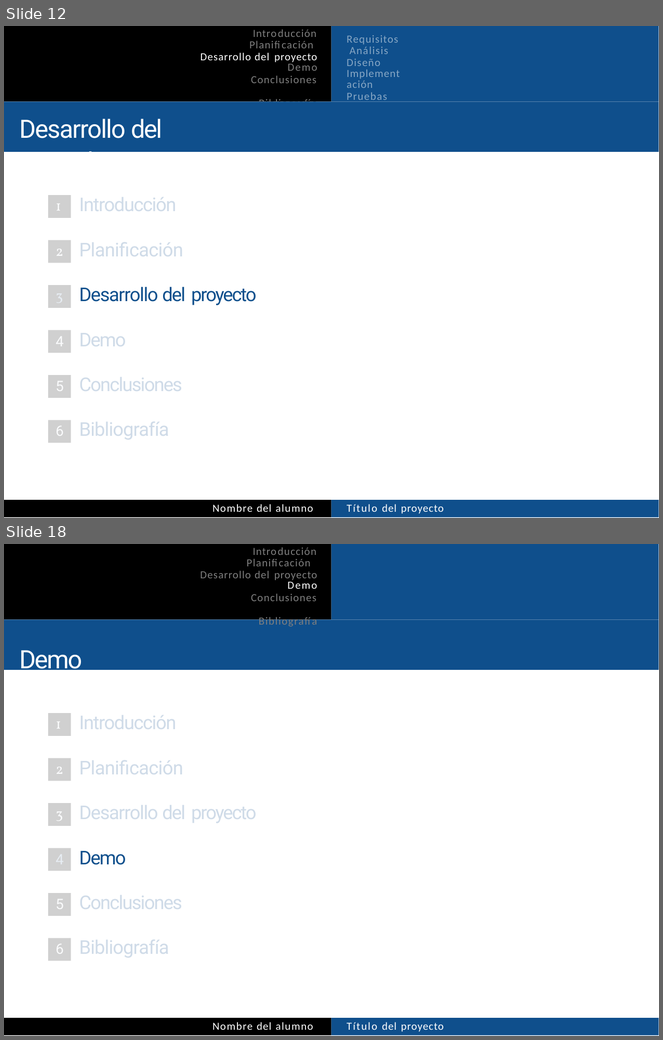
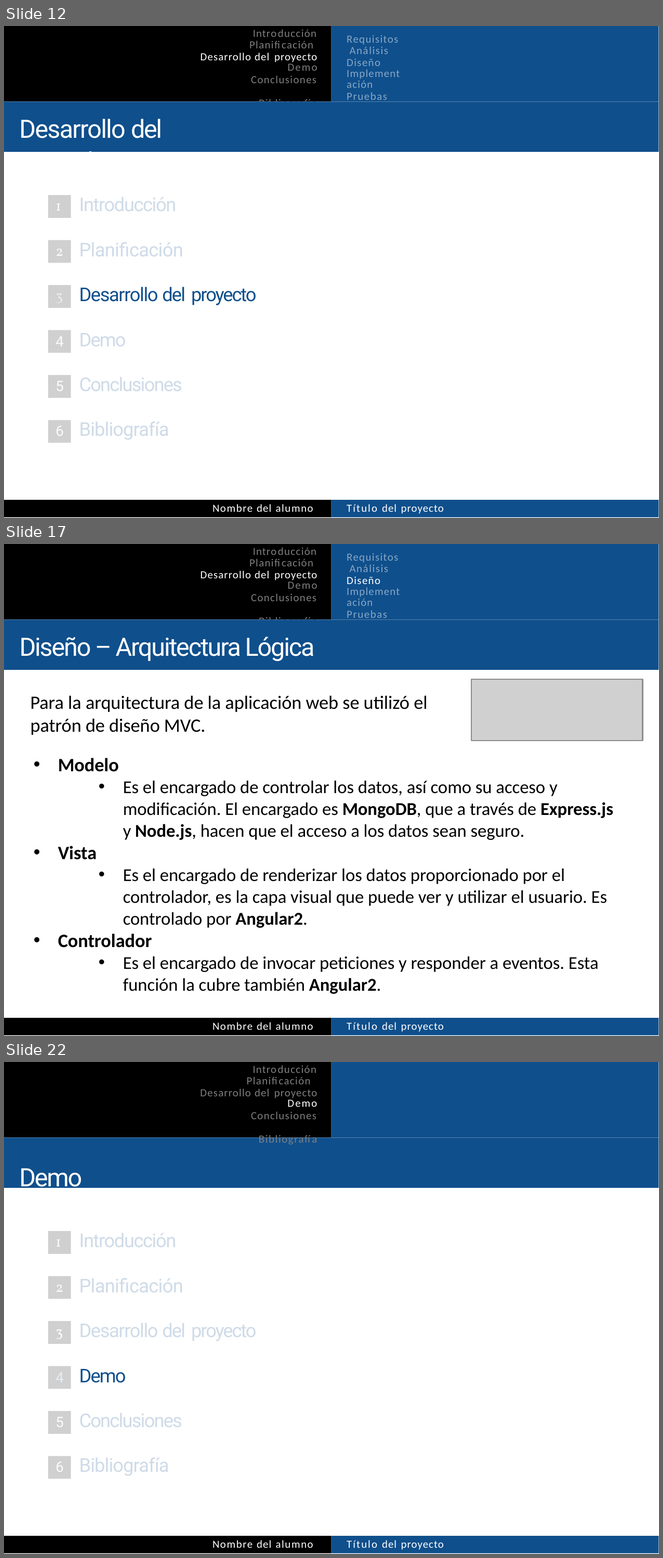
Before and after one commit to kodorniz/jUCAbox_PFC, a slide deck: doc/plantilla-presentacion.pptx. Shown one above the other, each under a label of ours: slides 12 and 18 before the commit, slides 12, 17 and 22 after it; the slides between them are not shown. The pictures are 663x1040 and 663x1558 pixels, drawn with LibreOffice and Linux fonts; fonts in the diff are those of the drawing; grey boxes stand for pictures. Boxes give left, top, right and bottom in pixels: in the first picture for what was removed or moved away, otherwise in the second. Text is boxed around its words. In the diff, an @@ line names an element or a change of style, - is before the commit and + after.

```diff
--- a/doc/plantilla-presentacion.pptx
+++ b/doc/plantilla-presentacion.pptx
@@ slide 17 added at box(4, 544, 659, 1036), background #FFFFFF; not listed: 1 template element that a slide beside it also shows @@
@@ freeform shape added at box(332, 544, 659, 619), fill #0F4F8C @@
@@ text added at box(347, 553, 398, 620), 6 pt, text #87A7C5 @@
+Requisitos Análisis Diseño
+Implementación
+Pruebas
@@ text added at box(201, 571, 318, 601), 6 pt, text #7F7F7F @@
+Introducción Planificación Desarrollo del proyecto
+Demo
+Conclusiones Bibliografía
@@ freeform shape added at box(4, 619, 659, 670), fill #0F4F8C @@
@@ text added at box(20, 637, 315, 661), 14 pt, text #FFFFFF @@
+Diseño – Arquitectura Lógica
@@ picture added at box(472, 679, 644, 741) @@
@@ text added at box(31, 695, 427, 735), 10.5 pt, text #000000 @@
+Para la arquitectura de la aplicación web se utilizó el patrón de diseño MVC.
@@ text added at box(58, 758, 613, 994), 10 pt, text #000000 @@
+• Modelo
+  • Es el encargado de controlar los datos, así como su acceso y modificación. El encargado es MongoDB, que a través de Express.js y Node.js, hacen que el acceso a los datos sean seguro.
+• Vista
+  • Es el encargado de renderizar los datos proporcionado por el controlador, es la capa visual que puede ver y utilizar el usuario. Es controlado por Angular2.
+• Controlador
+  • Es el encargado de invocar peticiones y responder a eventos. Esta función la cubre también Angular2.
@@ freeform shape added at box(4, 1018, 332, 1035), fill #000000 @@
@@ text added at box(213, 1022, 313, 1030), 6 pt, text #FFFFFF @@
+Nombre del alumno
@@ freeform shape added at box(332, 1018, 659, 1035), fill #0F4F8C @@
@@ text added at box(382, 1022, 444, 1032), 6 pt, text #FFFFFF @@
+Título del proyecto
@@ what was slide 18 is now slide 22 @@
```
Also in this commit, not shown: 11 slides changed, 3 other slides added, 1 other file.
